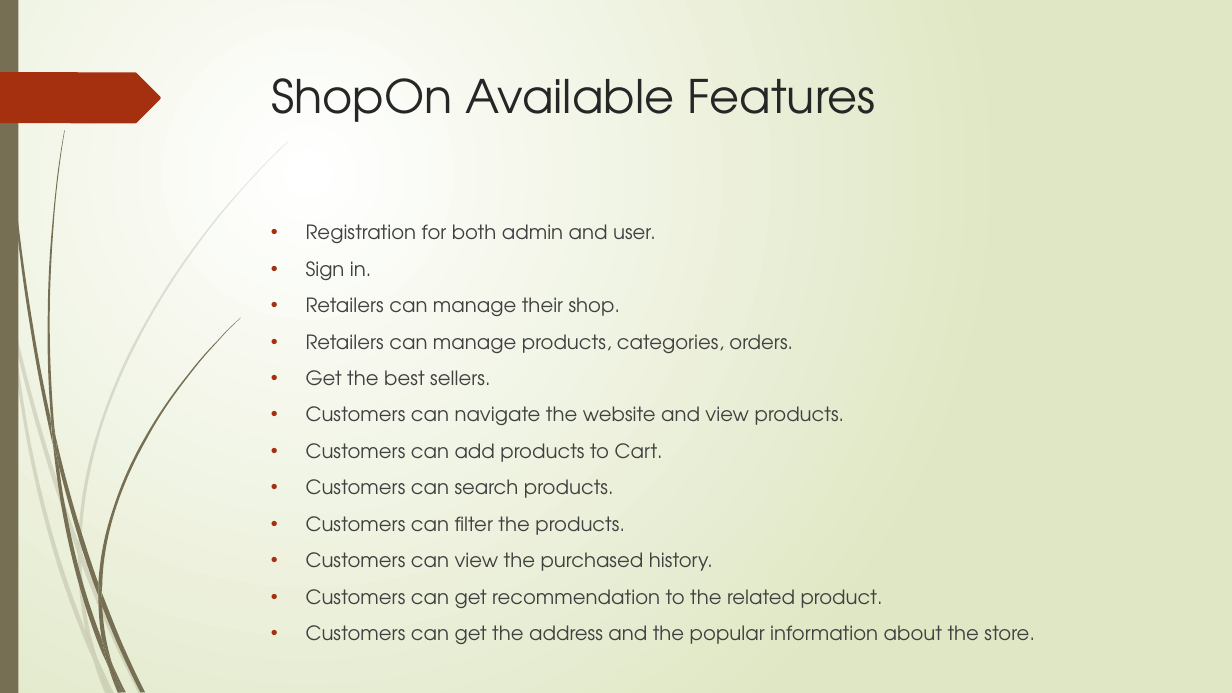
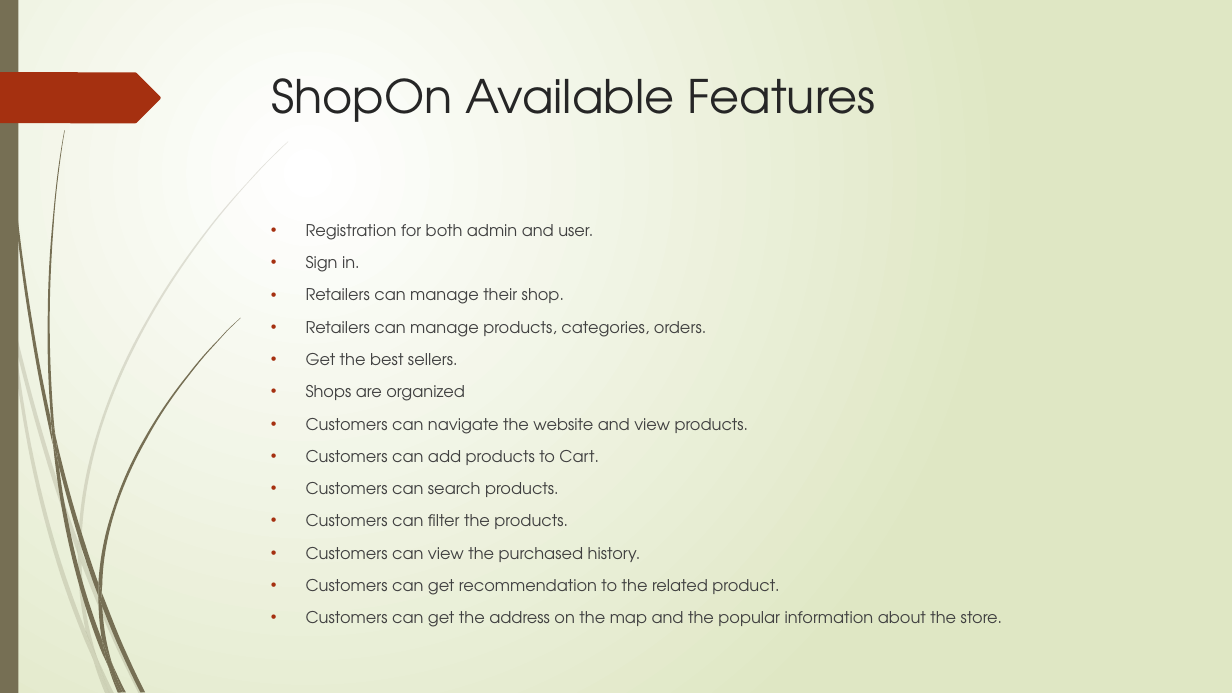
Before and after one commit to AlaaShatat/smart-marketplace, a slide deck: slide 4 of Documents/ShopOn-project.pptx. Drawn at 1232x693 pixels with LibreOffice and Linux fonts; fonts in the diff are those of the drawing. Boxes give left, top, right and bottom in pixels: in the first picture for what was removed or moved away, otherwise in the second. Text is boxed around its words. In the diff, an @@ line names an element or a change of style, - is before the commit and + after.

```diff
--- a/Documents/ShopOn-project.pptx
+++ b/Documents/ShopOn-project.pptx
@@ text at (x1=306, y1=224, x2=779, y2=595): size 15.3 to 12.6 pt in "Registration for both admin and user.", "Sign in.", "Retailers can manage their shop.", "Retailers can manage products, categories, orders." and 7 more places @@
@@ text at (x1=306, y1=385, x2=465, y2=401): paragraph added @@
+• Shops are organized
@@ text at (x1=306, y1=611, x2=1003, y2=627): text changed; size 15.3 to 12.6 pt @@
-• Customers can get the address and the popular information about the store.
+• Customers can get the address on the map and the popular information about the store.
```
Also in this commit, not shown: 3 other slides changed, 1 slide added, 4 other files.
